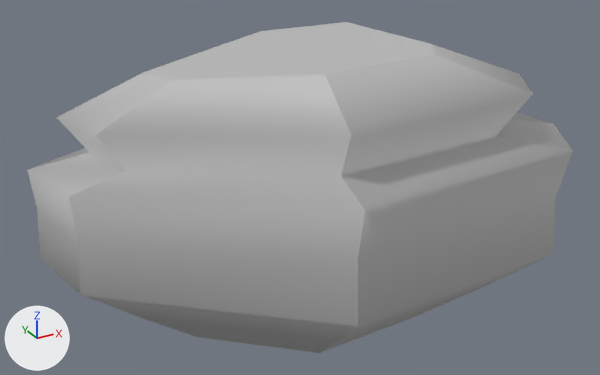
Before and after pictures for a commit that changed the FBX model KickshotProject/Assets/Models/Levels/Desert_FlatRock03.fbx.
Before and after are seen from a camera (50 mm lens) standing at (-0.1242, -0.0466, 0.0231) and looking at (-0.0975, 0.0018, -0.0011). Every picture has the same lights, and +X, +Y and +Z are marked at lower left. Where no turn or scale is listed for an object, it has been applied to the vertices.

The scene before the commit, as lines of its bpy script (objects in view):
```python
mat_lambert1 = principled_material('lambert1')
mat_lambert1.base_color = (0.5, 0.5, 0.5)  # grey #bcbcbc
me_mesh = bpy.data.meshes.new('Mesh')
me_mesh.from_pydata(...)  # 56 vertices, 51 faces; spans x -0.0198..0.0126, y -0.0122..0.016, z -0.0127..0.0095
me_mesh.materials.append(mat_lambert1)  # grey #bcbcbc
ob_desert_flatrock08_pcylinder1 = bpy.data.objects.new('Desert_FlatRock08:pCylinder1', me_mesh)
ob_desert_flatrock08_pcylinder1.location = (-0.09447, 0.0, 0.0)
```
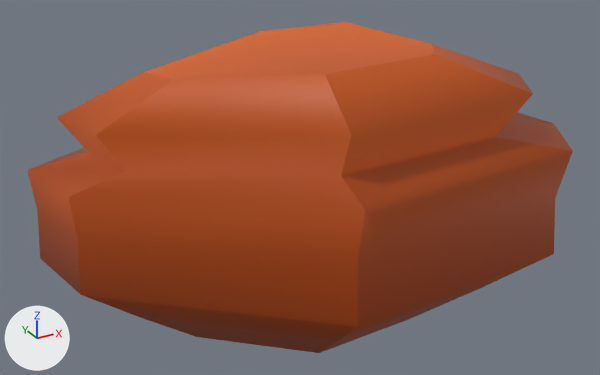
Patch to the scene script:
```diff
--- a/KickshotProject/Assets/Models/Levels/Desert_FlatRock03.fbx.py
+++ b/KickshotProject/Assets/Models/Levels/Desert_FlatRock03.fbx.py
@@ img_redrock3_png @@
+img_redrock3_png = load_image('redrock3.png', 'Materials/redrock3.png', 2048, 2048, 'sRGB')
@@ mat_lambert1 @@
 mat_lambert1 = principled_material('lambert1')
-mat_lambert1.base_color = (0.5, 0.5, 0.5)  # grey #bcbcbc
+mat_lambert1.texture = img_redrock3_png
```

Where the change shows, as pixel boxes (x1, y1, x2, y2) in the pictures (600 x 375 px):
'Desert_FlatRock08:pCylinder1', surface changed (grey to brown)
    both: (27, 22, 573, 353)
